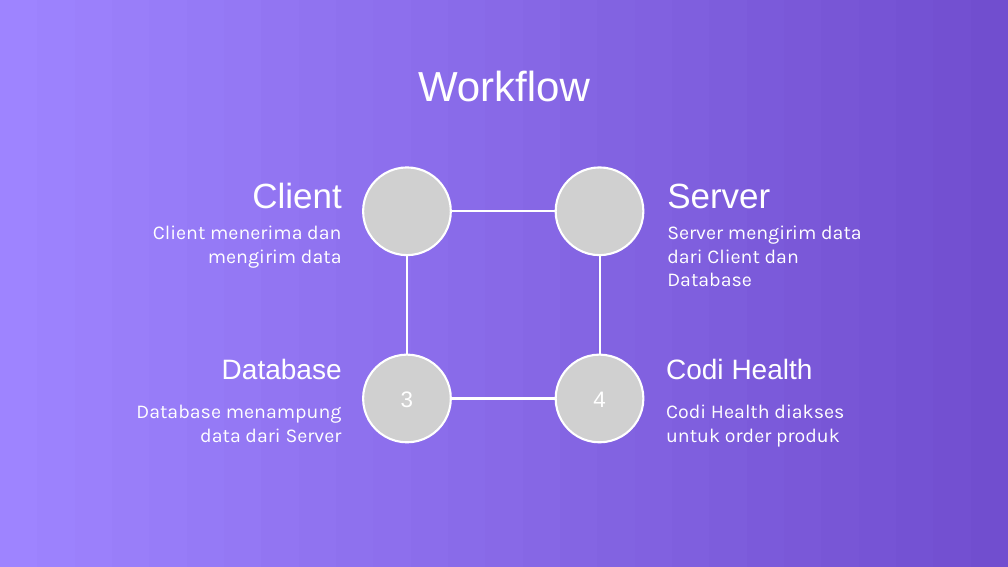
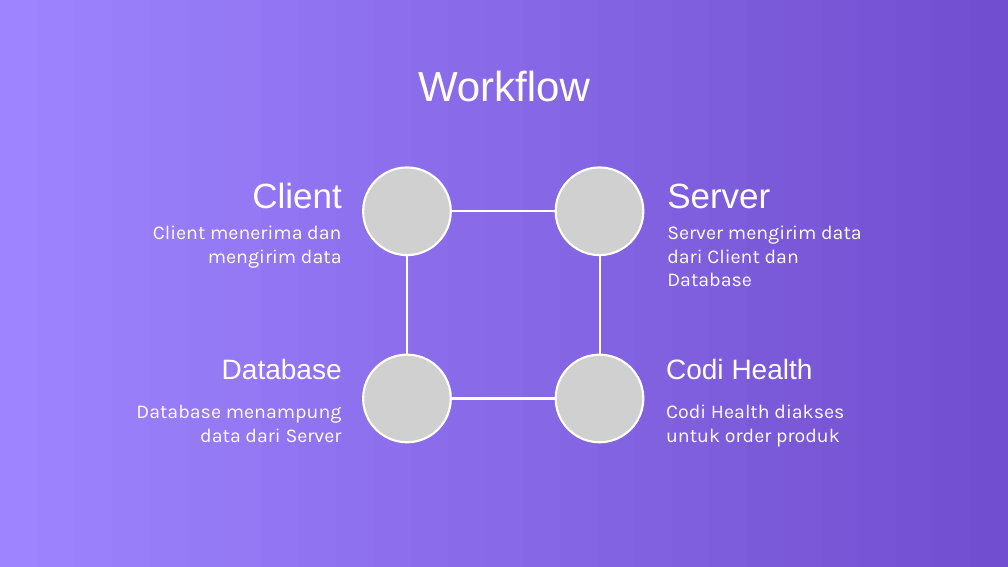
Before and after one commit to rifkiramadhan/codigram-from-codihealth, a slide deck: slide 15 of PPT Codigram.pptx. Drawn at 1008x567 pixels with LibreOffice and Linux fonts; fonts in the diff are those of the drawing; grey boxes stand for pictures; background and template pictures are left out. Boxes give left, top, right and bottom in pixels: in the first picture for what was removed or moved away, otherwise in the second. Text is boxed around its words. In the diff, an @@ line names an element or a change of style, - is before the commit and + after.

Commit message:
Mengubah typo di PPT

```diff
--- a/PPT Codigram.pptx
+++ b/PPT Codigram.pptx
@@ text in picture at <box>401,392,413,407</box>: text removed @@
-3
@@ text in picture at <box>593,392,605,407</box>: text removed @@
-4
```
Also in this commit, not shown: 2 other slides changed.
